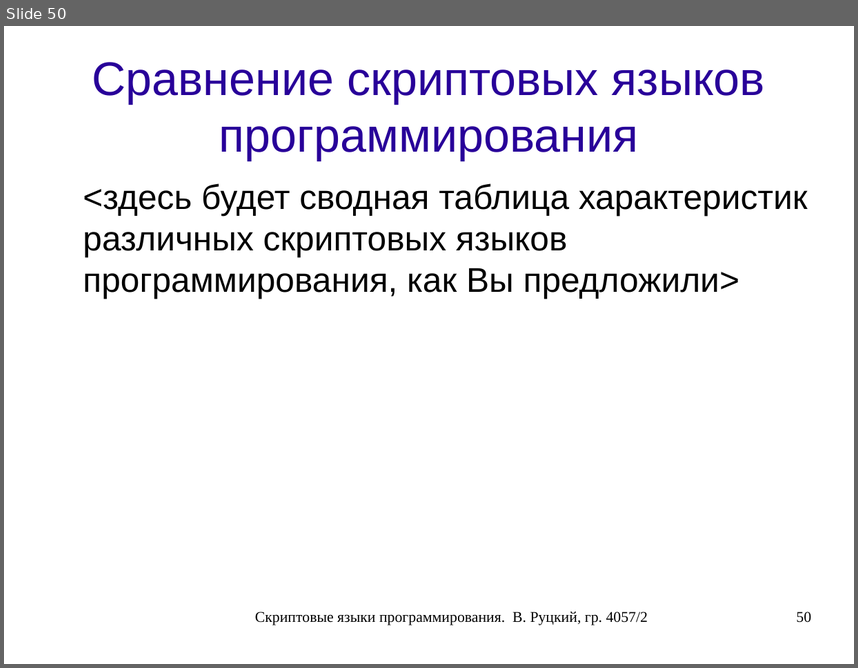
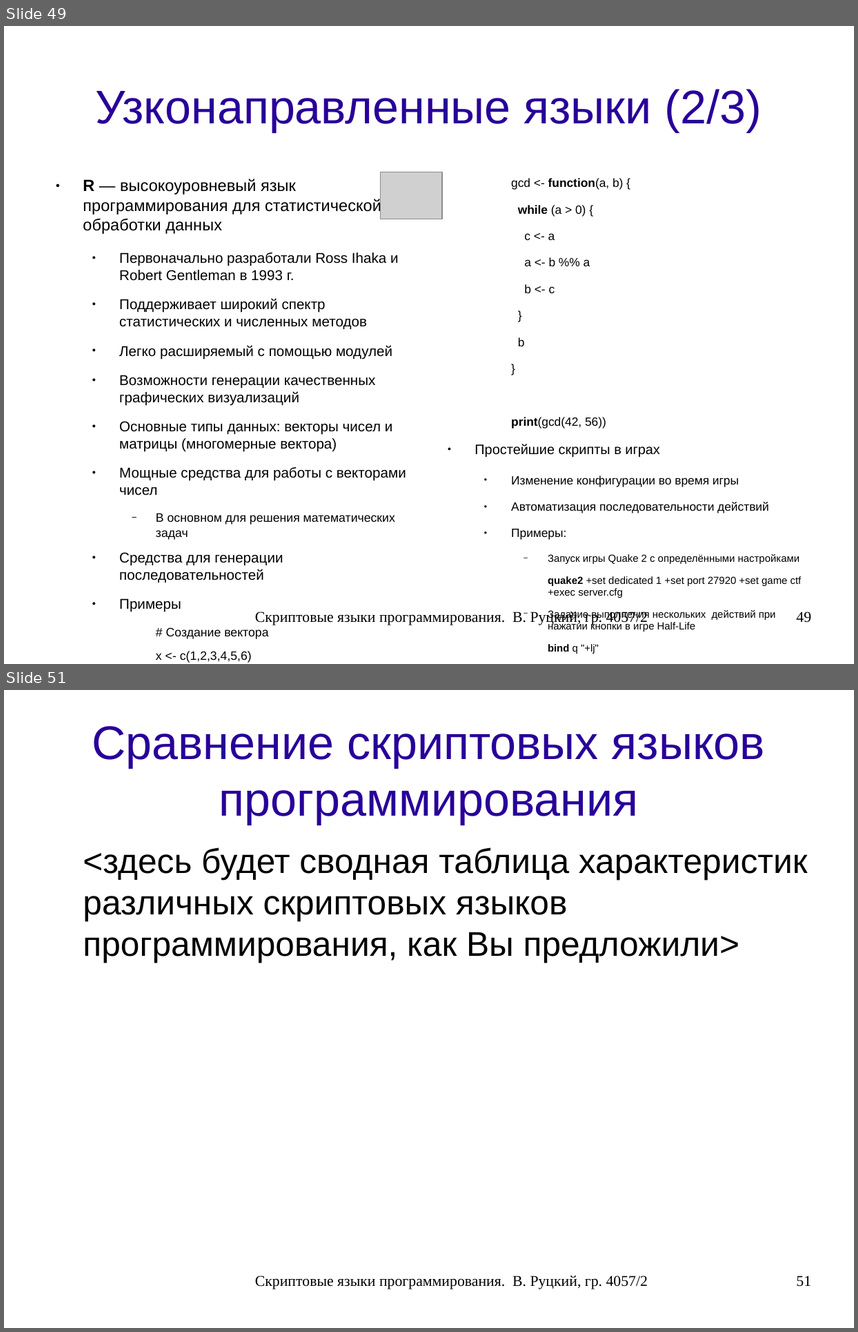
Before and after one commit to rutsky/semester07, a slide deck: Operation_systems/scripting_languages/40572_Rutsky_Scripting_languages.odp. Shown one above the other, each under a label of ours: slide 50 before the commit, slides 49 and 51 after it; the slides between them are not shown. The pictures are 858x668 and 858x1332 pixels, drawn with LibreOffice and Linux fonts; fonts in the diff are those of the drawing; grey boxes stand for pictures. Boxes give left, top, right and bottom in pixels: in the first picture for what was removed or moved away, otherwise in the second. Text is boxed around its words. In the diff, an @@ line names an element or a change of style, - is before the commit and + after.

Commit message:
Scripting languages presentation: GNU R and simple game scripting part.

```diff
--- a/Operation_systems/scripting_languages/40572_Rutsky_Scripting_languages.odp
+++ b/Operation_systems/scripting_languages/40572_Rutsky_Scripting_languages.odp
@@ slide 49 added at [4,26,854,664], background #FFFFFF @@
@@ title added at [95,89,762,132], 44 pt, text #280099 @@
+Узконаправленные языки (2/3)
@@ text added at [83,178,406,662], 13.3 pt, text #000000 @@
+● R — высокоуровневый язык программирования для статистической обработки данных
+  ● Первоначально разработали Ross Ihaka и Robert Gentleman в 1993 г.
+  ● Поддерживает широкий спектр статистических и численных методов
+  ● Легко расширяемый с помощью модулей
+  ● Возможности генерации качественных графических визуализаций
+  ● Основные типы данных: векторы чисел и матрицы (многомерные вектора)
+  ● Мощные средства для работы с векторами чисел
+    − В основном для решения математических задач
+  ● Средства для генерации последовательностей
+  ● Примеры
+    # Создание вектора
+    x <- c(1,2,3,4,5,6)
+    # Поэлементное возведение в квадрат
+    y <- x^2
@@ picture added at [381,172,442,219] @@
@@ text added at [475,178,802,653], 9.6 pt, text #000000 @@
+  gcd <- function(a, b) {
+  while (a > 0) {
+  c <- a
+  a <- b %% a
+  b <- c
+  }
+  b
+  }
+  print(gcd(42, 56))
+● Простейшие скрипты в играх
+  ● Изменение конфигурации во время игры
+  ● Автоматизация последовательности действий
+  ● Примеры:
+    − Запуск игры Quake 2 с определёнными настройками
+    quake2 +set dedicated 1 +set port 27920 +set game ctf +exec server.cfg
+    − Задание выполнения нескольких действий при нажатии кнопки в игре Half-Life
+    bind q "+lj"
+    alias +lj "+duck;wait;+jump" alias -lj "-jump;-duck"
@@ text added at [255,610,648,625], 14 pt, text #000000 @@
+Скриптовые языки программирования. В. Руцкий, гр. 4057/2
@@ page number added at [796,611,811,622], 14 pt, text #000000 @@
+49
@@ what was slide 50 is now slide 51 @@
@@ page number at [796,1275,811,1286]: text changed @@
-50
+51
```
Also in this commit, not shown: 6 slides changed.
